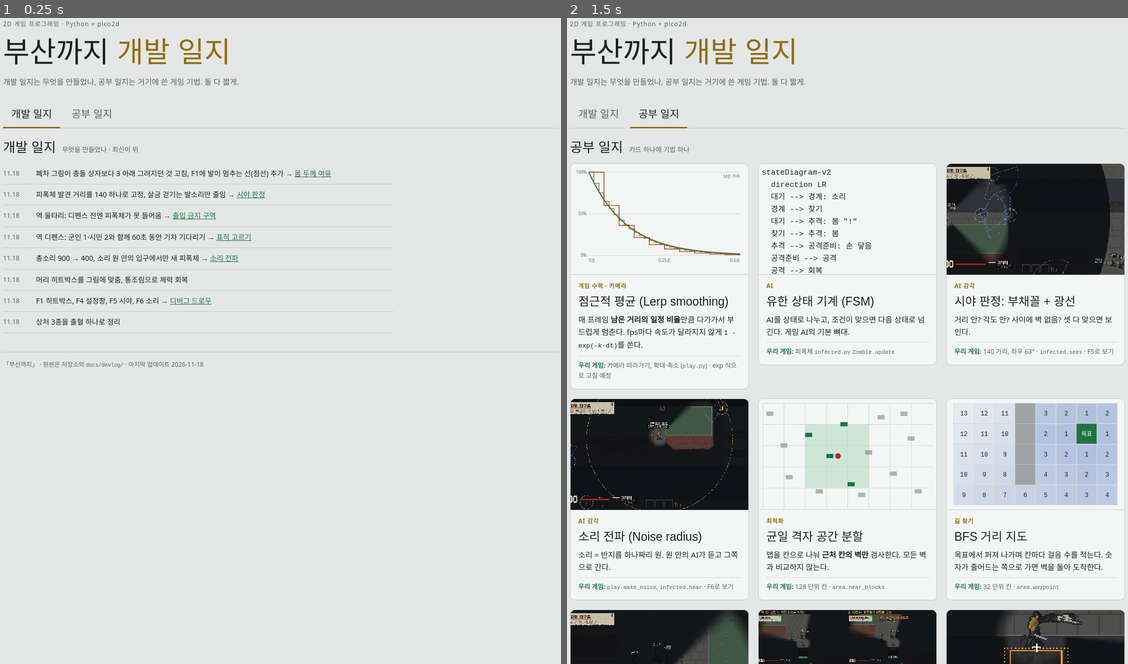
Above: before the commit, frames 1-2 (left to right).
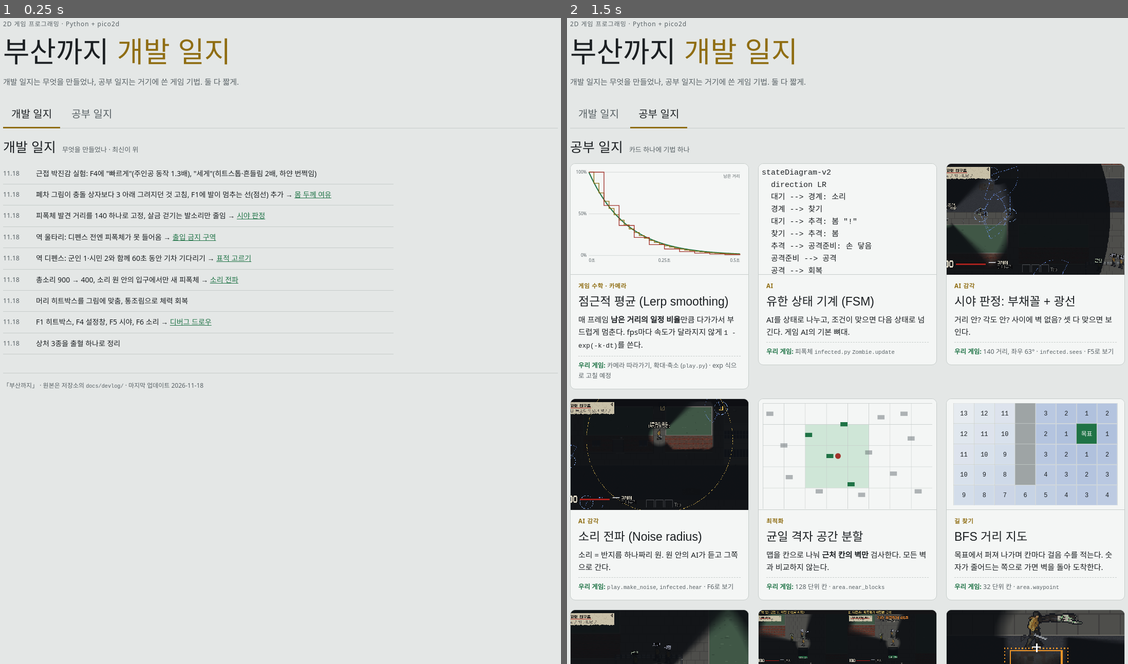
Above: after the commit, the same moments.

Repository: kimminseoung-source/2DGame_Project_NuclearSeoul
Game: browser game, page docs/devlog/index.html
The game is run twice, just before and just after one commit, with the same random seed, the same clock (stepped at 60 frames per second) and the same inputs.
Inputs:
- Up to frame 1 (0.25 s): no input
- Up to frame 2 (1.5 s): click "시야 판정" at 1.27 s

The runs differ from the first frame. In frame 1, 2.3% of the frame differs, in the area x 0-100%, y 23-58%; in frame 2, nothing differs.

Commit message:
근접 박진감 실험: F4에 빠르게(주인공 동작 1.3배), 세게(타격감 2배)
- Hero.action_speed, play.jolt 한곳에서 히트스톱·흔들림
- 세게: 흔들림 넓게, 밀려남 2배, 맞은 피폭체 하얗게 번쩍임

Co-Authored-By: Claude Opus 5.5 <noreply@anthropic.com>

Diff:
--- a/docs/devlog/index.html
+++ b/docs/devlog/index.html
@@ -107,6 +107,7 @@
   <section class="view log" id="view-dev" aria-labelledby="logtitle">
     <div class="section-title"><h2 id="logtitle">개발 일지</h2><small>무엇을 만들었나 · 최신이 위</small></div>
     <ol>
+      <li><span class="d">11.18</span><span>근접 박진감 실험: F4에 "빠르게"(주인공 동작 1.3배), "세게"(히트스톱·흔들림 2배, 하얀 번쩍임)</span></li>
       <li><span class="d">11.18</span><span>폐차 그림이 충돌 상자보다 3 아래 그려지던 것 고침, F1에 발이 멈추는 선(점선) 추가 → <a href="#padding">몸 두께 여유</a></span></li>
       <li><span class="d">11.18</span><span>피폭체 발견 거리를 140 하나로 고정, 살금 걷기는 발소리만 줄임 → <a href="#sight">시야 판정</a></span></li>
       <li><span class="d">11.18</span><span>역 울타리: 디펜스 전엔 피폭체가 못 들어옴 → <a href="#keepout">출입 금지 구역</a></span></li>
Binary file added: docs/planning/feel_flash.png
Not shown, changed: docs/DEVLOG.md
